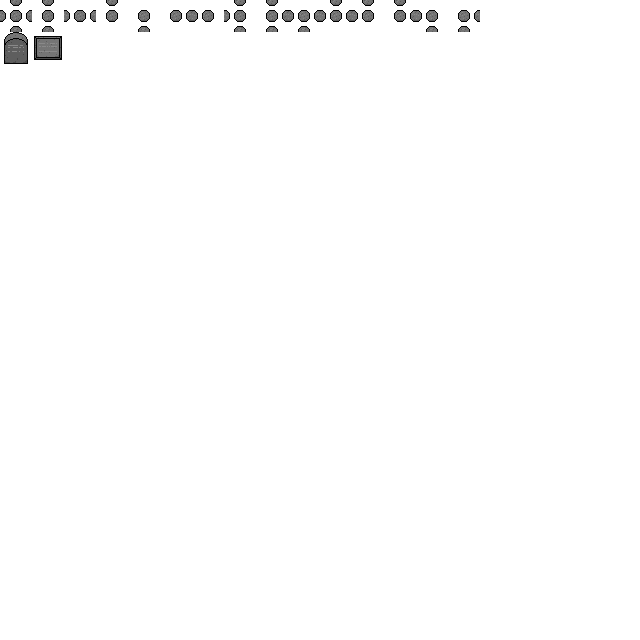
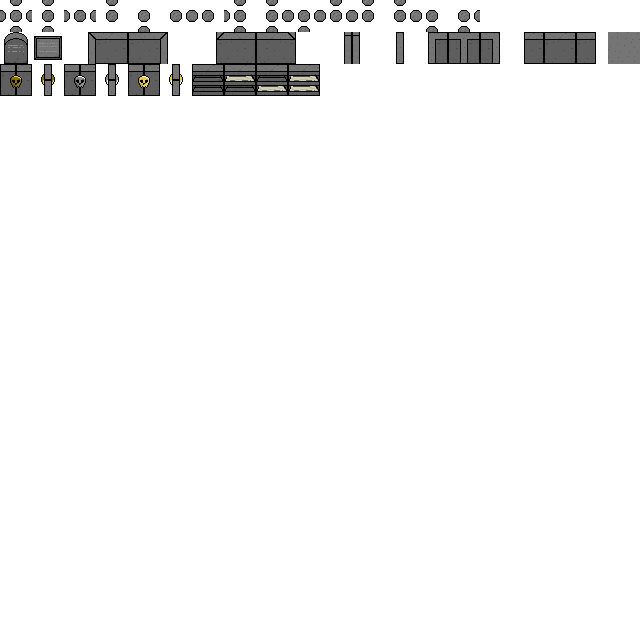
Comparing the layer stacks of the two (640, 640) images. Changes:
painted on "Graveyard/CatacombsSprites" over [0, 32, 640, 96]
